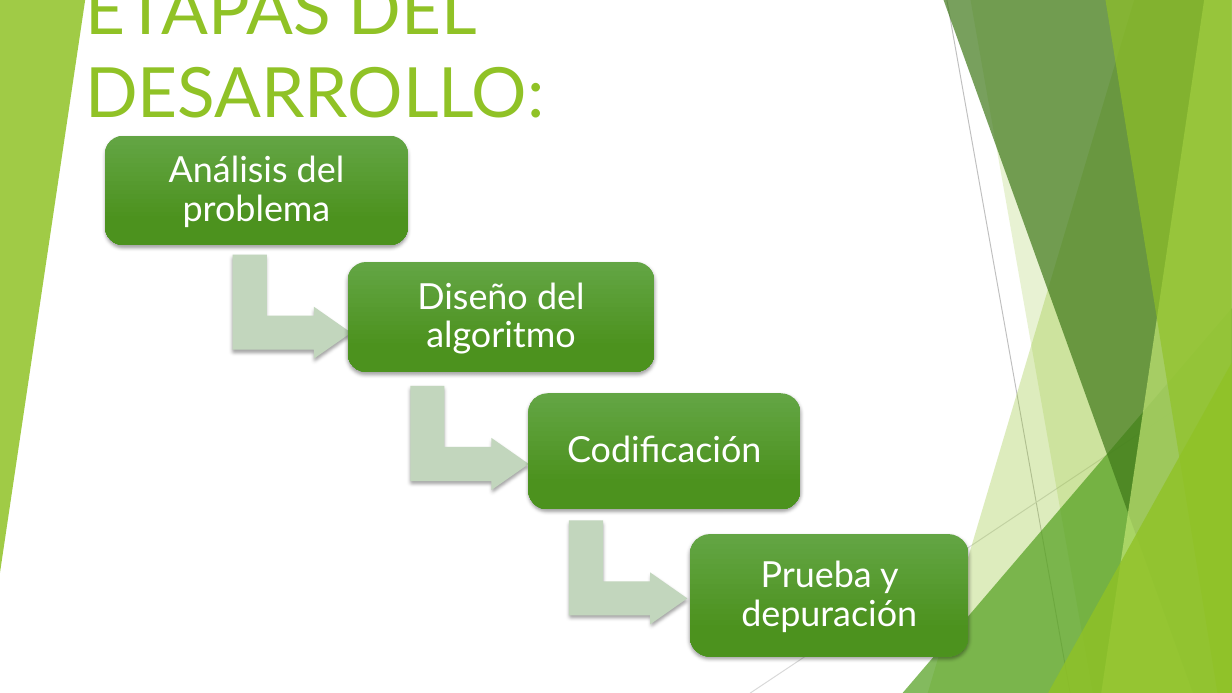
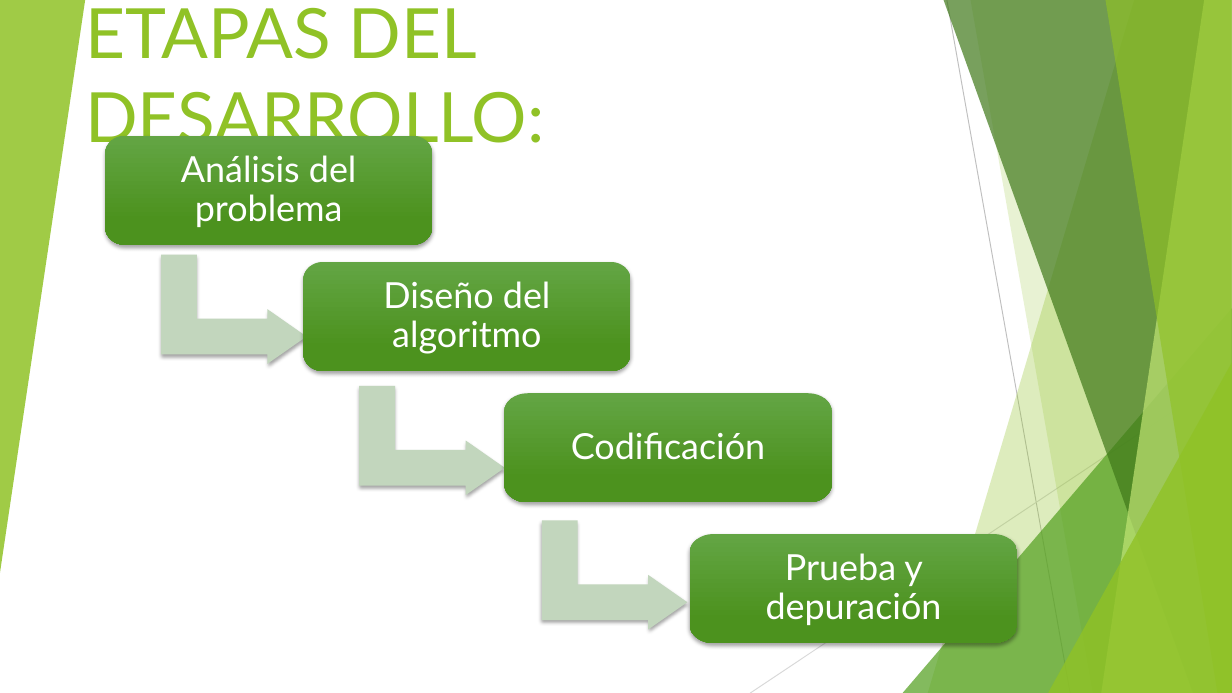
Before and after one commit to mariela21180/institucional-cfp, a slide deck: slide 3 of - Presentacion/Filminas.pptx. Drawn at 1232x693 pixels with LibreOffice and Linux fonts; fonts in the diff are those of the drawing. Boxes give left, top, right and bottom in pixels: in the first picture for what was removed or moved away, otherwise in the second. Text is boxed around its words. In the diff, an @@ line names an element or a change of style, - is before the commit and + after.

```diff
--- a/- Presentacion/Filminas.pptx
+++ b/- Presentacion/Filminas.pptx
@@ title "ETAPAS DEL DESARROLLO:" at bbox=[85, 7, 545, 155]: vertical alignment bottom to middle @@
@@ freeform shape added at bbox=[105, 136, 433, 245], fill gradient #63A545 to #4D921E, 28 pt, text #FFFFFF @@
+Análisis del problema
@@ bent up arrow: place and size @@
-bent up arrow at bbox=[233, 255, 352, 359]
+bent up arrow at bbox=[161, 255, 306, 364]
@@ freeform shape added at bbox=[303, 262, 630, 372], fill gradient #63A545 to #4D921E, 28 pt, text #FFFFFF @@
+Diseño del algoritmo
@@ bent up arrow: place and size @@
-bent up arrow at bbox=[411, 386, 529, 490]
+bent up arrow at bbox=[359, 386, 504, 495]
@@ freeform shape added at bbox=[505, 394, 832, 503], fill gradient #63A545 to #4D921E, 28 pt, text #FFFFFF @@
+Codificación
@@ bent up arrow: place and size @@
-bent up arrow at bbox=[569, 520, 687, 624]
+bent up arrow at bbox=[542, 521, 687, 630]
@@ freeform shape added at bbox=[690, 534, 1018, 643], fill gradient #63A545 to #4D921E, 28 pt, text #FFFFFF @@
+Prueba y depuración
@@ group removed at bbox=[105, 136, 970, 657]: 4 rounded rectangles, 4 texts @@
-Análisis del problema
-Diseño del algoritmo
-Codificación
-Prueba y depuración
```
Also in this commit, not shown: 10 other slides changed, 4 slides added, 1 slide removed, 2 other files.
